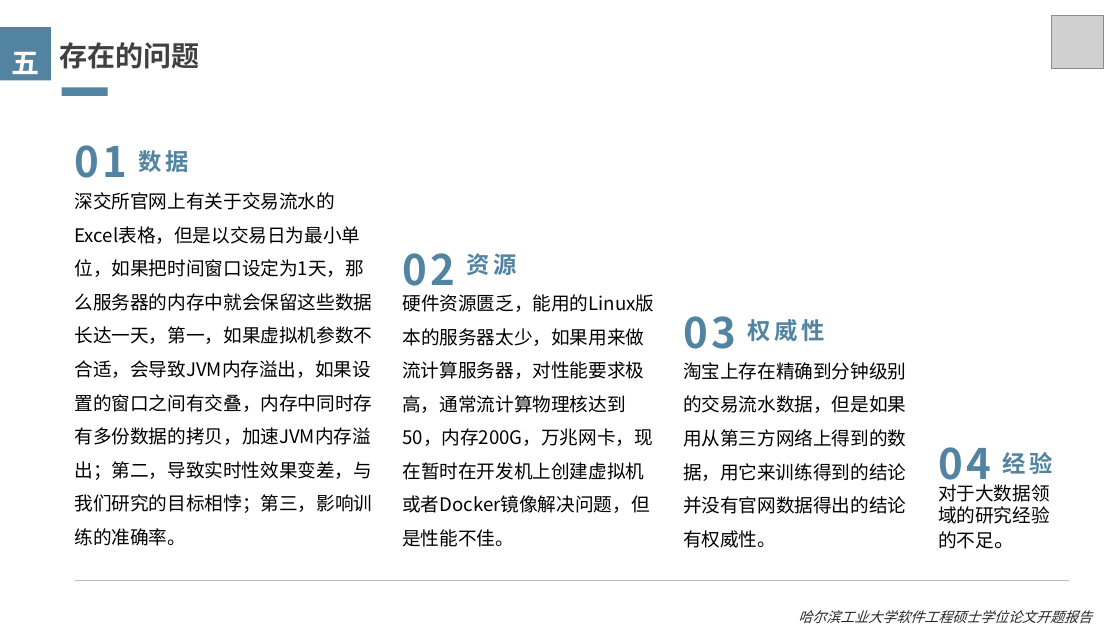
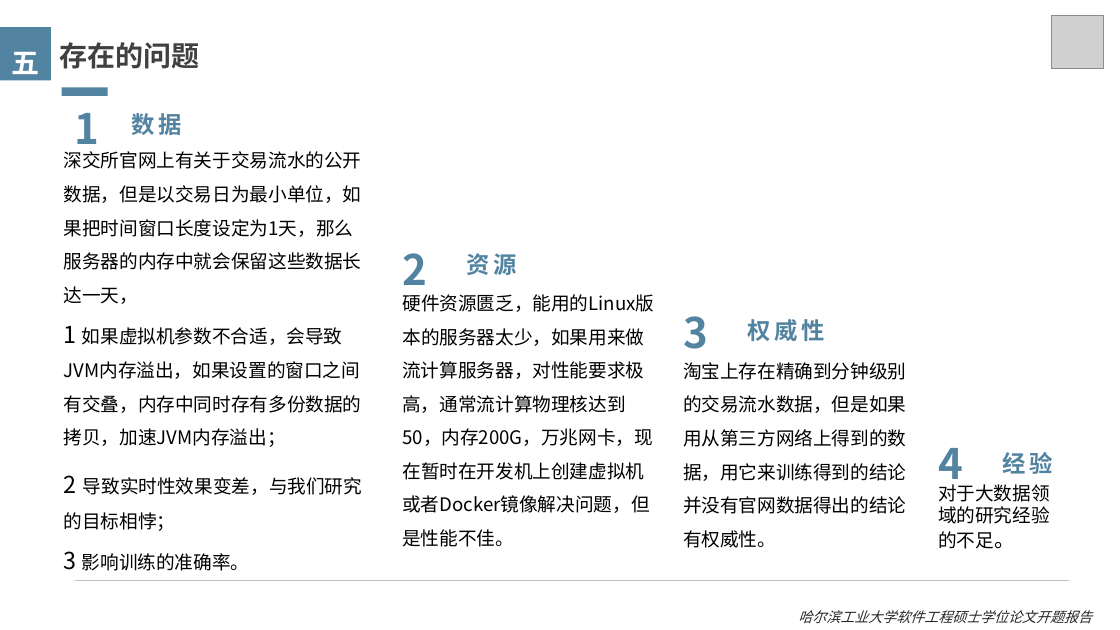
Before and after one commit to xiaopangwei/hitdb-stock-forecast-parent, a slide deck: slide 12 of document/opening/论文.pptx (slide 11 before the commit). Drawn at 1120x630 pixels with LibreOffice and Linux fonts; fonts in the diff are those of the drawing; grey boxes stand for pictures. Boxes give left, top, right and bottom in pixels: in the first picture for what was removed or moved away, otherwise in the second. Text is boxed around its words. In the diff, an @@ line names an element or a change of style, - is before the commit and + after.

```diff
--- a/document/opening/论文.pptx
+++ b/document/opening/论文.pptx
@@ text at [75, 113, 100, 155]: text changed @@
-01
+1
@@ text "数据" rewrapped from [139, 146, 189, 176] to [131, 113, 181, 135] @@
@@ text at [64, 151, 362, 571]: text changed @@
-深交所官网上有关于交易流水的Excel表格，但是以交易日为最小单位，如果把时间窗口设定为1天，那么服务器的内存中就会保留这些数据长达一天，第一，如果虚拟机参数不合适，会导致JVM内存溢出，如果设置的窗口之间有交叠，内存中同时存有多份数据的拷贝，加速JVM内存溢出；第二，导致实时性效果变差，与我们研究的目标相悖；第三，影响训练的准确率。
+深交所官网上有关于交易流水的公开数据，但是以交易日为最小单位，如果把时间窗口长度设定为1天，那么服务器的内存中就会保留这些数据长达一天，
+1 如果虚拟机参数不合适，会导致JVM内存溢出，如果设置的窗口之间有交叠，内存中同时存有多份数据的拷贝，加速JVM内存溢出；
+2 导致实时性效果变差，与我们研究的目标相悖；
+3 影响训练的准确率。
@@ text at [402, 253, 427, 296]: text changed @@
-02
+2
@@ text at [683, 316, 708, 349]: text changed @@
-03
+3
@@ text at [938, 448, 963, 490]: text changed @@
-04
+4
```
Also in this commit, not shown: 10 other slides changed, 1 slide added, 33 other files.
